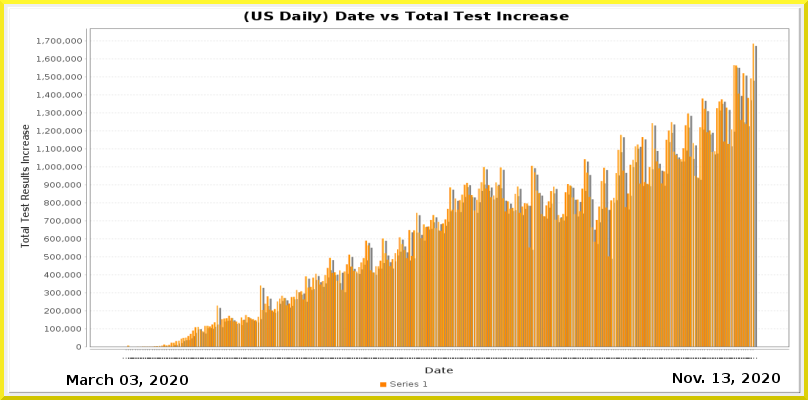
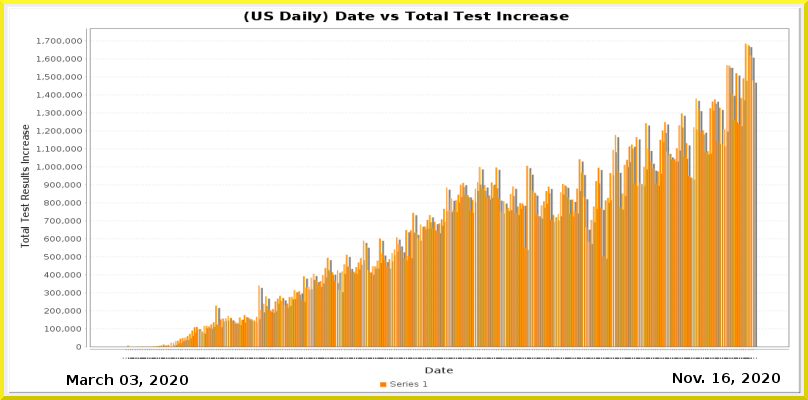
Layered file, before and after one edit (808x400). Changes by layer:
painted on "Current Date" over [722, 373, 730, 383]
painted on "Date_vs_TestIncrease.png" over [139, 43, 758, 359]
